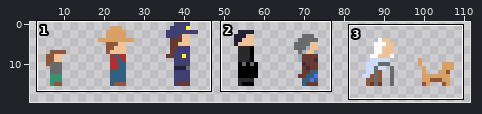
File history of a pixel-art file, assets/images/scratch.aseprite. The picture above shows the old version from afar; the outline marks the close-up.
Close-up. Before the edit:
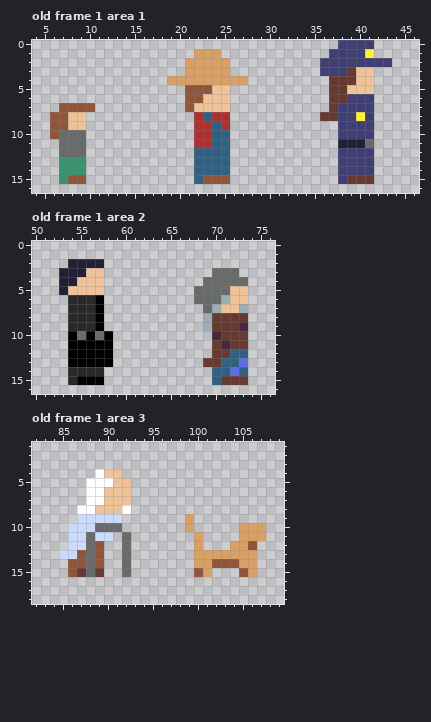
128x128 pixels, 2 frames. Shown: old frame 1 area 1: x 4..46, y 0..16; old frame 1 area 2: x 50..76, y 0..16; old frame 1 area 3: x 82..109, y 1..18. The old version is drawn lined up with the new one, on the new canvas. The wide view leaves out empty margins. The commit also changed other frames or places, which this record leaves out.
After the commit:
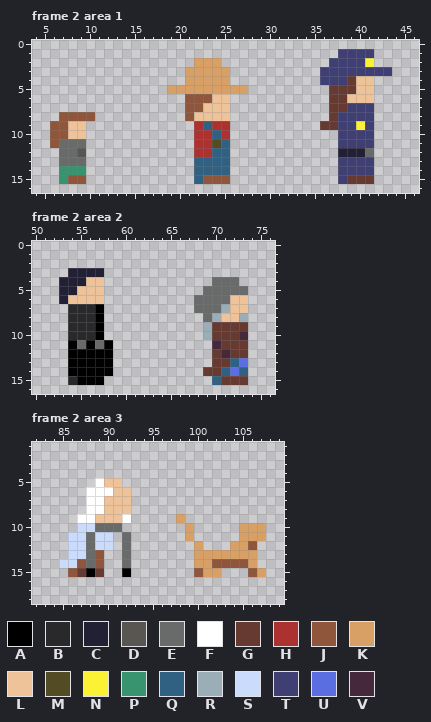
Palette (. is transparent): A #000000  B #29282b  C #222034  D #595652  E #696a6a  F #ffffff  G #663931  H #ac3232  J #8f563b  K #d9a066  L #eec39a  M #524b24  N #fbf236  P #37946e  Q #306082  R #9badb7  S #cbdbfc  T #3f3f74  U #5b6ee1  V #45283c
A new or re-ordered frame is compared with the old frame closest to it.
The exact change:
canvas 128x128 -> 256x384
frames re-ordered
Changed rows in their new state; - is an unchanged pixel.
Frame 2 area 1 against old frame 1:
first column x 6:
 0 --------------------------------....--
 1 ----------------...------------.---T--
 2 ---------------.---.----------.----N..
 3 ---------------------------------TTTTT
 4 -------------..-----..--------TTT-----
 5 -------------KKKKKKKKK-----------G----
 6 -----------------J---------------LLL--
 7 -....-----------J---------------G-----
 8 .-JJJ----------JLLLL----------.---T---
 9 -----------------QH-----------GG--N---
10 -JLL---------------H------------------
11 J-----------------M-------------TTTT--
12 ---D------------HH--------------CCCE--
13 -EEE----------------------------------
Frame 2 area 2 against old frame 1:
first column x 53:
 2 -....----------------
 3 .--CC------------...-
 4 --C-------------.---.
 5 -C-------------.---EE
 6 CLLLL-------------E--
 7 ---------------E-ER-L
 8 ----------------ERLLR
 9 --------------------G
10 -BBBA.----------RG--V
11 --E-E------------VG--
12 ------------------VGG
13 ----------------.-G--
14 -AAAAA----------GG---
Frame 2 area 3 against old frame 1:
first column x 85:
 4 ----...----------------
 5 ---.-L-.---------------
 6 -----F-----------------
 8 --.-F--L---------------
 9 --FFLLLF-----K.--------
10 -.---------------------
11 --------------K.-------
12 ----SS-----------------
13 .-S--------------------
14 SS------------------J--
15 ---A---A---------K--.JK
